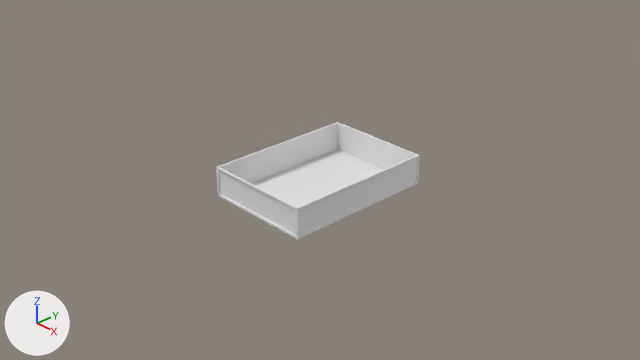
Two versions of the Blender file trailer/pratfield_engineering_trailer.blend, one commit apart.
Rendered twice from the file's camera 'Camera'. The axes (+X, +Y, +Z) are drawn at lower left. The lights are the same throughout. The picture after the commit comes second.

Before the edit, the objects in view are built like this:
```python
me_cube_005 = bpy.data.meshes.new('Cube.005')
me_cube_005.from_pydata(...)  # 102 vertices, 96 faces; spans x -1.0..1.0, y -1.0..1.0, z -1.0..1.0
ob_cube = bpy.data.objects.new('Cube', me_cube_005)
ob_cube.location = (0.0, 0.0, 0.0)
ob_cube.scale = (0.75, 1.05, 0.2)
```
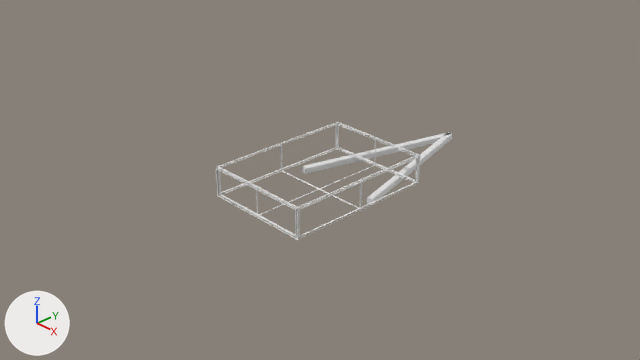
Commit message: Started frame, learning about modifiers

Where the change shows, as pixel boxes [x1, y1, x2, y2] in the pictures (640 x 360 px):
'Cube', modifiers changed
    before: [216, 122, 420, 239]
    after: [216, 122, 420, 240]
'frame', added
    after: [302, 132, 452, 205]

The change, as a list of edits to the scene's bpy script:
```text
Add me_cube:
    me_cube.from_pydata([(-1.0, -1.0, -0.78), (-0.78, -1.0, -1.0), (-0.78, -1.0, 1.0), (-1.0, -1.0, 0.78), (-0.78, 1.0, -1.0), (-1.0, 1.0, -0.78), (-1.0, 1.0, 0.78), (-0.78, 1.0, 1.0), (0.78, -1.0, -1.0), (1.0, -1.0, -0.78), (1.0, -1.0, 0.78), (0.78, -1.0, 1.0), (1.0, 1.0, -0.78), (0.78, 1.0, -1.0), (0.78, 1.0, 1.0), (1.0, 1.0, 0.78), (-1.0, -1.0, -0.78), (-1.0, 1.0, -0.78)], [], [(8, 9, 10, 11, 2, 3, 0, 1), (12, 15, 10, 9), (14, 7, 2, 11), (0, 3, 6, 5), (4, 5, 6, 7, 14, 15, 12, 13), (4, 1, 0, 5), (2, 7, 6, 3), (8, 13, 12, 9), (14, 11, 10, 15), (4, 13, 8, 1), (5, 0, 16, 17)])
Change ob_cube:
    add _m = ob_cube.modifiers.new('Wireframe', 'WIREFRAME')
Add ob_frame:
    ob_frame = bpy.data.objects.new('frame', me_cube)
    ob_frame.location = (0.307, 1.447, -0.238)
    ob_frame.rotation_euler = (0.0, 0.0, 0.262)  # degrees (0, 0, 15)
    ob_frame.scale = (0.045, 1.2, 0.045)
    _m = ob_frame.modifiers.new('Mirror', 'MIRROR')
    _m.mirror_object = ob_empty
```
